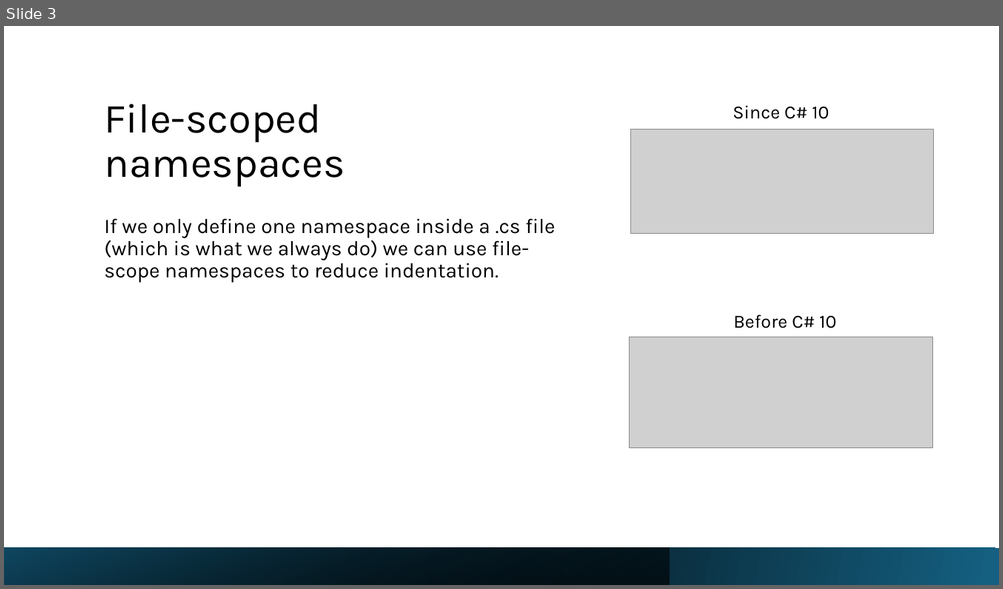
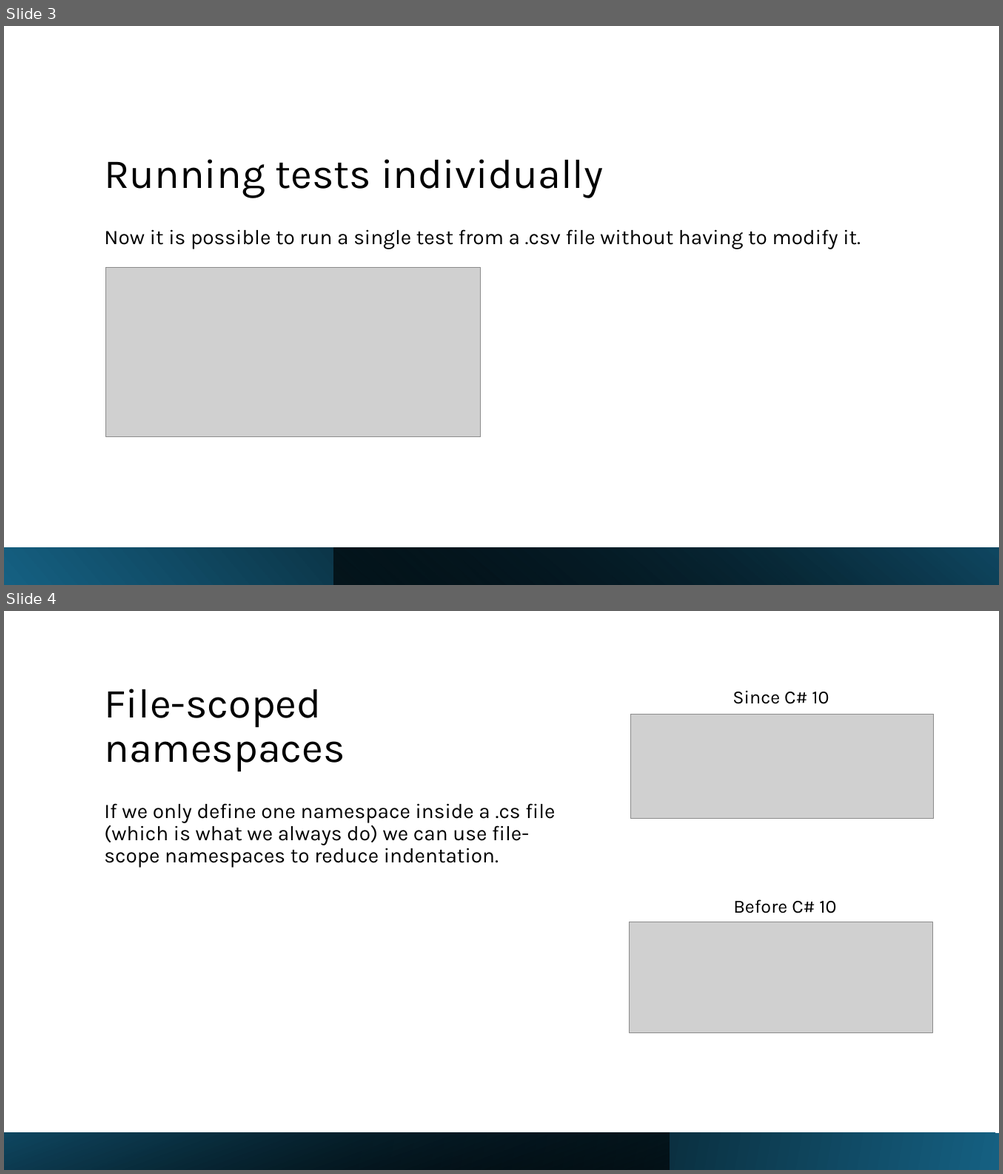
Before and after one commit to LuisSouto/C-sharp-new-features, a slide deck: slides.pptx. Shown one above the other, each under a label of ours: slide 3 before the commit, slides 3 and 4 after it. The pictures are 1003x589 and 1003x1174 pixels, drawn with LibreOffice and Linux fonts; fonts in the diff are those of the drawing; grey boxes stand for pictures. Boxes give left, top, right and bottom in pixels: in the first picture for what was removed or moved away, otherwise in the second. Text is boxed around its words. In the diff, an @@ line names an element or a change of style, - is before the commit and + after.

```diff
--- a/slides.pptx
+++ b/slides.pptx
@@ slide 3 added at bbox=[4, 26, 999, 585], background #FFFFFF @@
@@ title added at bbox=[104, 159, 603, 198], 40 pt, text #000000 @@
+Running tests individually
@@ text added at bbox=[104, 230, 860, 249], 20 pt, text #000000 @@
+Now it is possible to run a single test from a .csv file without having to modify it.
@@ picture added at bbox=[106, 268, 481, 438] @@
@@ rectangle added at bbox=[4, 548, 999, 585], fill gradient #156082 to #000000 @@
@@ rectangle added at bbox=[334, 548, 999, 585], fill gradient #000000 to #104862 @@
@@ what was slide 3 is now slide 4 @@
```
Also in this commit, not shown: 1 slide changed, 1 other slide added, 1 slide removed.
